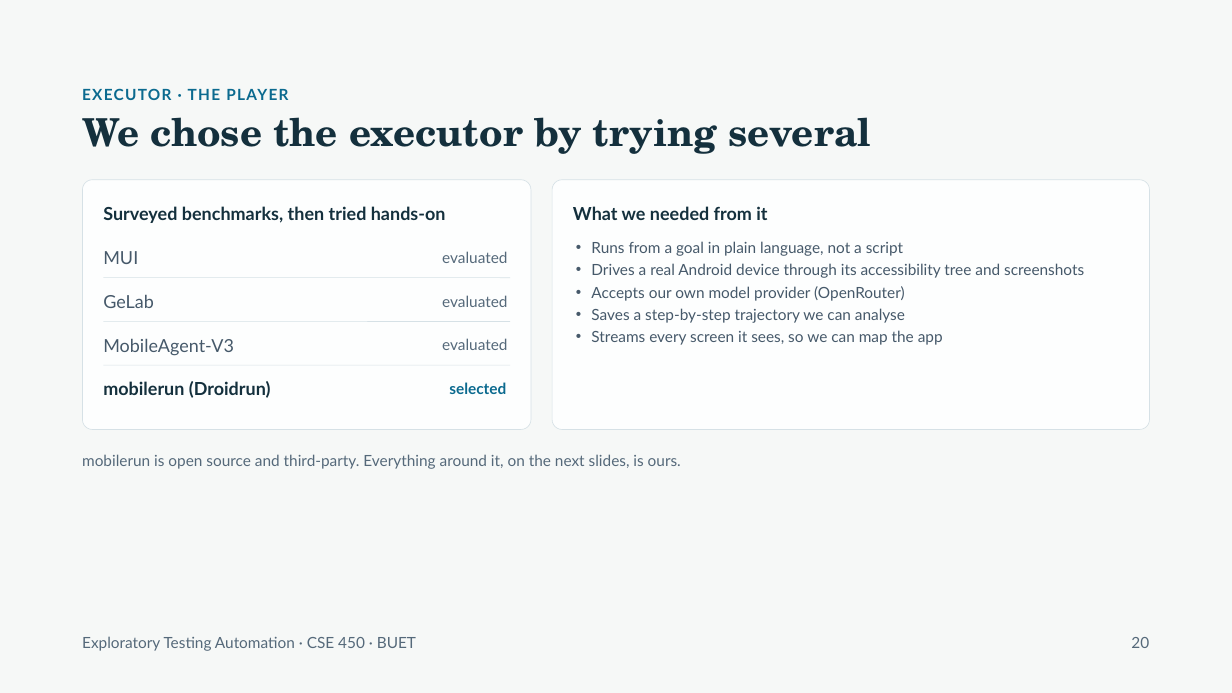
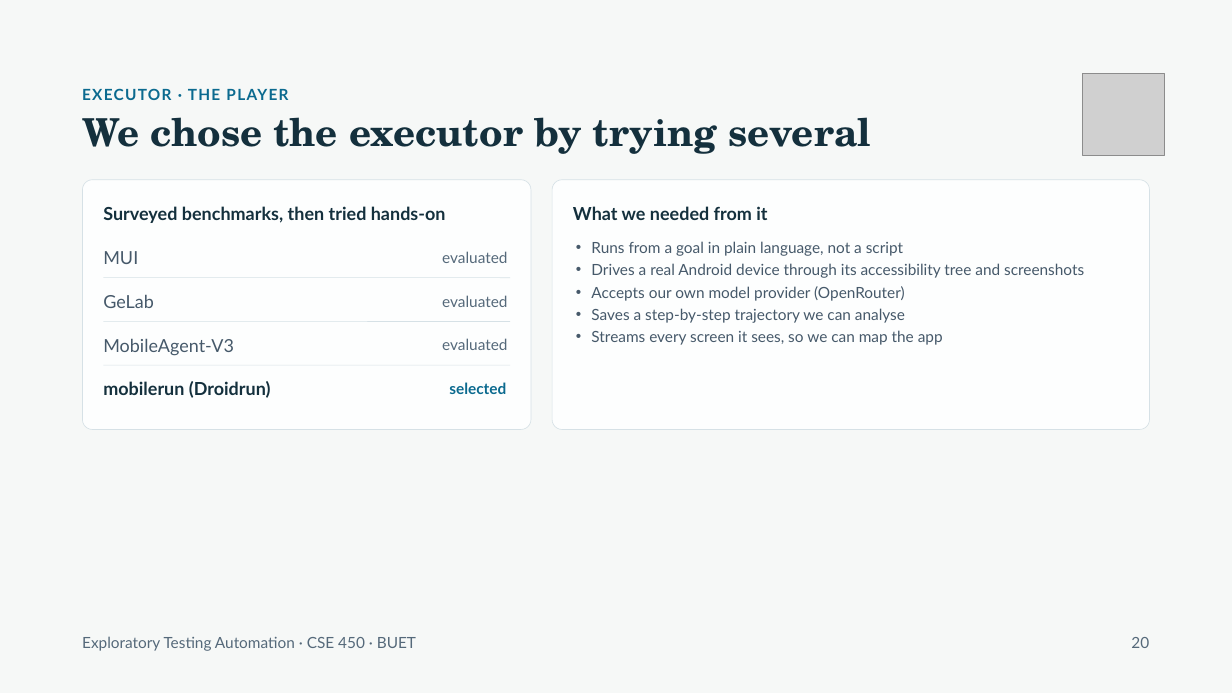
Before and after one commit to raihanrsdV1/Exploratory-Testing-Planner-Agent, a slide deck: slide 1 of presentation/split/3-Jonayed.pptx. Drawn at 1232x693 pixels with LibreOffice and Linux fonts; fonts in the diff are those of the drawing; grey boxes stand for pictures; background and template pictures are left out. Boxes give left, top, right and bottom in pixels: in the first picture for what was removed or moved away, otherwise in the second. Text is boxed around its words. In the diff, an @@ line names an element or a change of style, - is before the commit and + after.

Commit message:
Updated slides.

```diff
--- a/presentation/split/3-Jonayed.pptx
+++ b/presentation/split/3-Jonayed.pptx
@@ picture added at (1083,74,1165,155) @@
@@ text removed at (82,454,681,469) @@
-mobilerun is open source and third-party. Everything around it, on the next slides, is ours.
```
Also in this commit, not shown: 3 other slides changed, 4 slides added, 2 other files.
